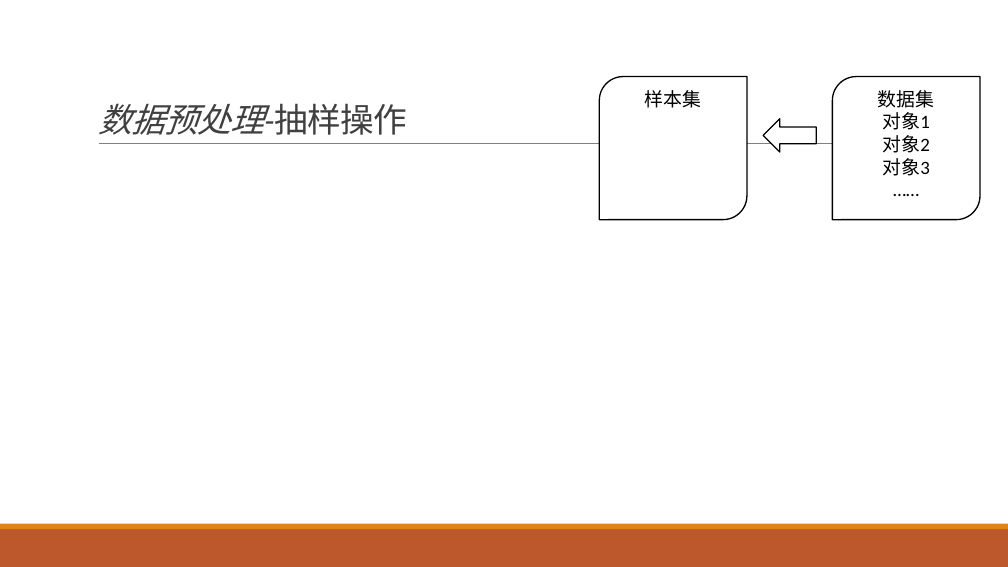
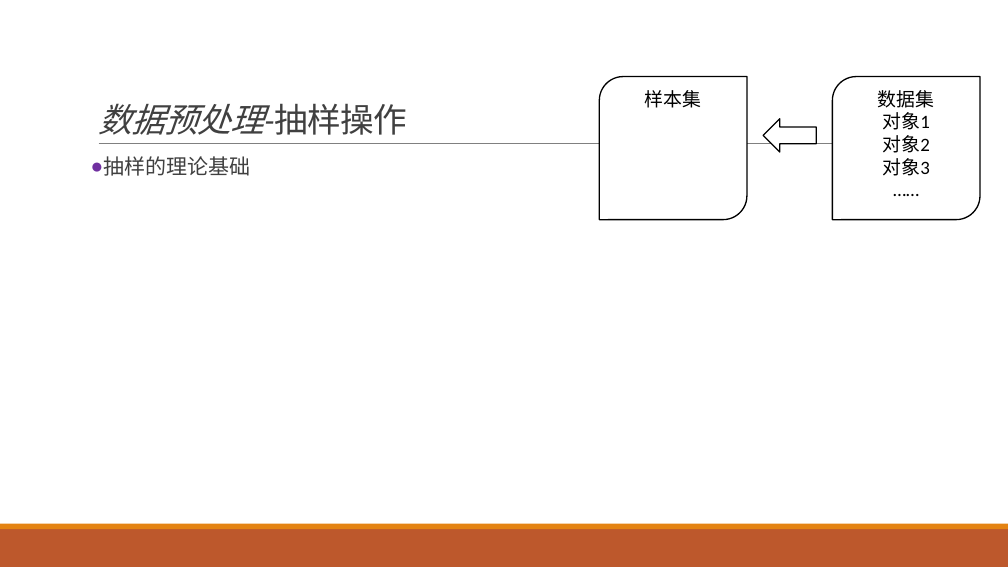
Before and after one commit to exoplanetX/DataAnalytics, a slide deck: slide 5 of 数据分析-3-探索性分析.pptx. Drawn at 1008x567 pixels with LibreOffice and Linux fonts; fonts in the diff are those of the drawing. Boxes give left, top, right and bottom in pixels: in the first picture for what was removed or moved away, otherwise in the second. Text is boxed around its words. In the diff, an @@ line names an element or a change of style, - is before the commit and + after.

```diff
--- a/数据分析-3-探索性分析.pptx
+++ b/数据分析-3-探索性分析.pptx
@@ text added at (x1=103, y1=156, x2=250, y2=176), 20 pt, text #404040 @@
+● 抽样的理论基础
```
Also in this commit, not shown: 5 other slides changed.
